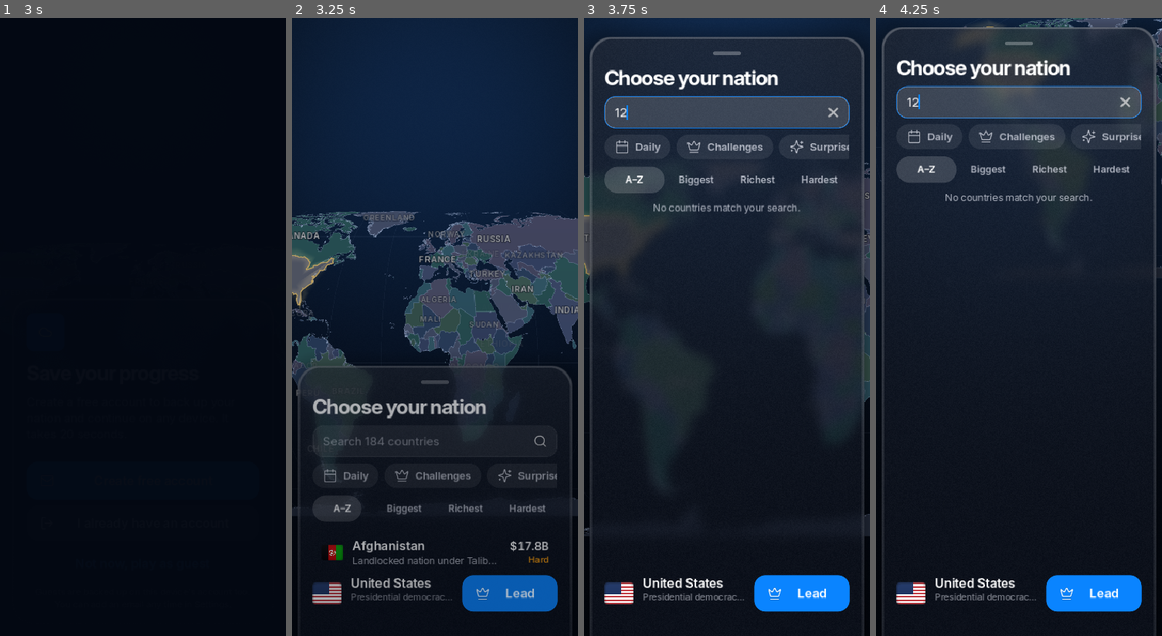
Above: before the commit, frames 1-4 (left to right).
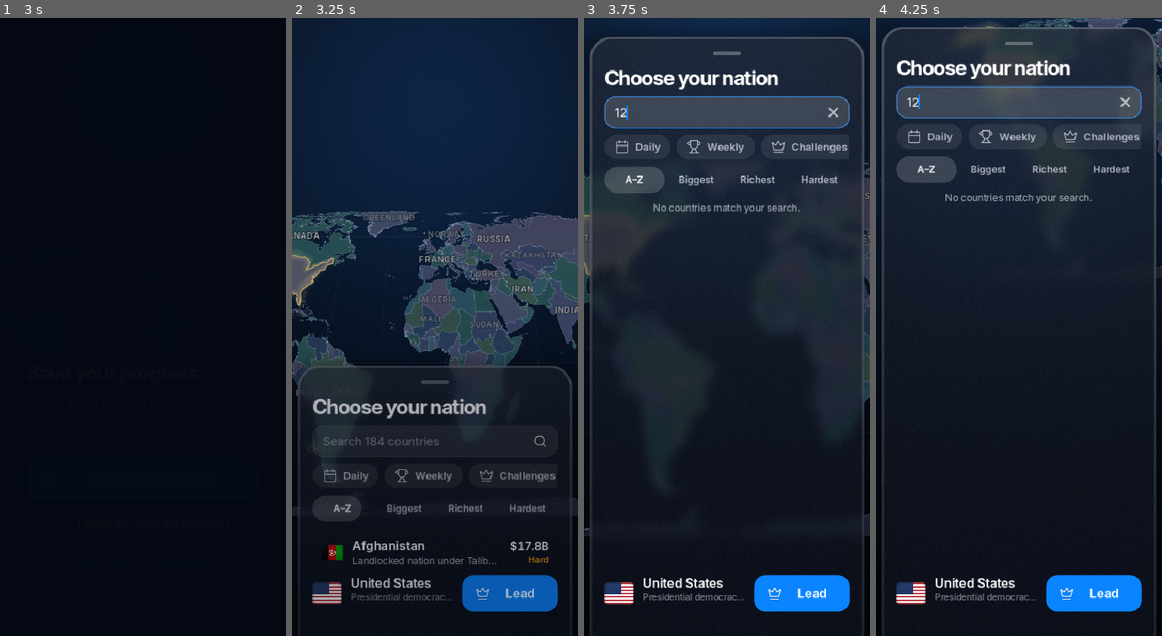
Above: after the commit, the same moments.

Repository: Arnav-Dugad/arnav-country-simulator
Game: Godot game, scene res://ui/screens/splash.tscn
The game is run twice, just before and just after one commit, with the same random seed, the same clock (stepped at 60 frames per second) and the same inputs.
Inputs (mouse positions are in pixels of both pictures, inside the frame that each line leads up to):
- Up to frame 1 (3 s): tap Enter at 0.5 s; move the mouse to (205, 296) at 0.52 s; click (205, 296) at 0.67 s; click "Skip" at 1.25 s; click "Skip" at 2 s; click "Not now, play as guest" at 2.75 s
- Up to frame 2 (3.25 s): no input
- Up to frame 3 (3.75 s): click (727, 339) at 3.52 s; type "12" at 3.6 s
- Up to frame 4 (4.25 s): no input

Frame 1 is identical in both runs. In frame 2, 0.4% of the frame differs, in the area x 36-93%, y 73-76%; in frame 3, 0.4%, in the area x 36-93%, y 19-22%; in frame 4, 0.4%.

Commit message:
Weekly challenge with Firestore leaderboard (rules in firestore.rules)
Co-Authored-By: Claude Opus 5.5 <noreply@anthropic.com>

Diff:
--- a/services/firebase.gd
+++ b/services/firebase.gd
@@ -258,6 +258,50 @@
 		return r
 	sign_out()
 	return {"ok": true}
+
+
+# --------------------------------------------------------- weekly board -----
+## Posts (or improves) this player's score for a weekly challenge.
+func submit_weekly(week: String, player_name: String, country: String, score: float, grade: String) -> Dictionary:
+	if not signed_in():
+		return _fail(0, "Not signed in")
+	var body := {"fields": {
+		"name": {"stringValue": player_name.left(24)},
+		"country": {"stringValue": country.left(3)},
+		"score": {"doubleValue": snappedf(clampf(score, 0.0, 200.0), 0.1)},
+		"grade": {"stringValue": grade.left(2)},
+		"at": {"integerValue": str(int(Time.get_unix_time_from_system()))},
+	}}
+	var headers: PackedStringArray = await _auth_headers()
+	return await _http(_doc_url("weekly/%s/scores/%s" % [week, uid]), HTTPClient.METHOD_PATCH, headers, JSON.stringify(body))
+
+
+## The top `n` scores for a week: [{name, country, score, grade, me}, ...].
+func top_weekly(week: String, n: int = 10) -> Dictionary:
+	var headers := PackedStringArray(["Content-Type: application/json"])
+	if signed_in():
+		headers = await _auth_headers()
+	var q := {"structuredQuery": {"from": [{"collectionId": "scores"}],
+		"orderBy": [{"field": {"fieldPath": "score"}, "direction": "DESCENDING"}], "limit": n}}
+	var r := await _http(_doc_url("weekly/%s:runQuery" % week), HTTPClient.METHOD_POST, headers, JSON.stringify(q))
+	if not r.ok:
+		return r
+	var out: Array = []
+	var rows: Variant = r.data
+	if rows is Array:
+		for row in rows:
+			var doc: Dictionary = row.get("document", {})
+			if doc.is_empty():
+				continue
+			var f: Dictionary = doc.get("fields", {})
+			var sv: Dictionary = f.get("score", {})
+			out.append({"name": str(f.get("name", {}).get("stringValue", "")),
+				"country": str(f.get("country", {}).get("stringValue", "")),
+				"score": float(sv.get("doubleValue", sv.get("integerValue", 0))),
+				"grade": str(f.get("grade", {}).get("stringValue", "")),
+				"me": str(doc.get("name", "")).ends_with("/" + uid)})
+	r.data = out
+	return r
 
 
 # ------------------------------------------------------------------ http -----
--- /dev/null
+++ b/sim/weekly.gd
@@ -0,0 +1,60 @@
+class_name Weekly
+extends RefCounted
+## The weekly challenge: one country and one twist per calendar week, the same
+## for every player (it reuses Daily's scenarios, seeded by the week). Your
+## legacy score goes to a shared leaderboard in Firestore
+## (weekly/{week}/scores/{uid}; see firestore.rules) when the four years are up.
+## Game.daily holds the week id ("W2026-45"), so Daily.over() ends the game.
+
+
+## ISO-8601 week id, e.g. "W2026-45" (weeks start on Monday; week 1 holds Jan 4).
+static func week_id(unix: float = -1.0) -> String:
+	var t := unix if unix >= 0.0 else Time.get_unix_time_from_system()
+	var d := Time.get_date_dict_from_unix_time(int(t))
+	var wd := (int(d.weekday) + 6) % 7            # Monday = 0
+	var thursday := t + (3 - wd) * 86400.0        # the week's Thursday decides its year
+	var th := Time.get_date_dict_from_unix_time(int(thursday))
+	var jan1 := Time.get_unix_time_from_datetime_dict({"year": th.year, "month": 1, "day": 1, "hour": 0, "minute": 0, "second": 0})
+	var week := int((thursday - jan1) / 86400.0) / 7 + 1
+	return "W%04d-%02d" % [int(th.year), week]
+
+
+static func is_weekly(key: String) -> bool:
+	return key.begins_with("W")
+
+
+static func scenario() -> Dictionary:
+	return Daily.scenario(week_id())
+
+
+static func start() -> void:
+	Daily.start(week_id())
+
+
+## Days left in this week's challenge.
+static func days_left() -> int:
+	var d := Time.get_date_dict_from_system()
+	return 7 - (int(d.weekday) + 6) % 7
+
+
+## Name shown on the board: your leader name, or a friendly default.
+static func board_name() -> String:
+	var n := str(Settings.leader_name).strip_edges()
+	return n.left(24) if n != "" else "A leader"
+
+
+## Best score this week on this device (0 = none yet).
+static func best(week: String = "") -> float:
+	var c := ConfigFile.new()
+	c.load(Career.PATH)
+	return float(c.get_value("weekly", week if week != "" else week_id(), 0.0))
+
+
+static func record(week: String, score: float) -> bool:
+	var c := ConfigFile.new()
+	c.load(Career.PATH)
+	if score <= float(c.get_value("weekly", week, 0.0)):
+		return false
+	c.set_value("weekly", week, score)
+	c.save(Career.PATH)
+	return true
--- /dev/null
+++ b/ui/components/weekly_board.gd
@@ -0,0 +1,69 @@
+class_name WeeklyBoard
+extends VBoxContainer
+## The weekly challenge's top 10, loaded from Firestore (see Firebase.top_weekly).
+## Shows a calm placeholder while loading and a short note when offline.
+
+var week := ""
+
+
+func _ready() -> void:
+	add_theme_constant_override(&"separation", 2)
+	_note("Loading the leaderboard…")
+	_load()
+
+
+func _note(t: String) -> void:
+	for ch in get_children():
+		ch.queue_free()
+	var l := Label.new()
+	l.theme_type_variation = &"Caption"
+	l.text = t
+	l.autowrap_mode = TextServer.AUTOWRAP_WORD_SMART
+	l.custom_minimum_size = Vector2(60, 0)
+	add_child(l)
+
+
+func _load() -> void:
+	if not Firebase.enabled():
+		_note("The leaderboard needs an internet connection.")
+		return
+	var r: Dictionary = await Firebase.top_weekly(week if week != "" else Weekly.week_id(), 10)
+	if not is_inside_tree():
+		return
+	if not r.ok:
+		_note("The leaderboard isn't available right now.")
+		return
+	var rows: Array = r.data
+	if rows.is_empty():
+		_note("No scores yet this week. Be the first!")
+		return
+	for ch in get_children():
+		ch.queue_free()
+	for k in rows.size():
+		var e: Dictionary = rows[k]
+		var row := HBoxContainer.new()
+		row.add_theme_constant_override(&"separation", DS.S2)
+		add_child(row)
+		var rank := Label.new()
+		rank.theme_type_variation = &"StatSmall"
+		rank.text = "%d" % (k + 1)
+		rank.custom_minimum_size = Vector2(22, 0)
+		rank.add_theme_color_override(&"font_color", DS.GOLD if k < 3 else DS.TEXT_2)
+		row.add_child(rank)
+		var i := World.index_of(str(e.country))
+		if i >= 0:
+			row.add_child(Flag.new().show_country(i, 14.0))
+		var n := Label.new()
+		n.theme_type_variation = &"Subhead"
+		n.text = str(e.name) + ("  (you)" if bool(e.me) else "")
+		n.size_flags_horizontal = Control.SIZE_EXPAND_FILL
+		n.clip_text = true
+		n.text_overrun_behavior = TextServer.OVERRUN_TRIM_ELLIPSIS
+		n.custom_minimum_size = Vector2(40, 0)
+		if bool(e.me):
+			n.add_theme_color_override(&"font_color", DS.ACCENT_SOFT)
+		row.add_child(n)
+		var s := Label.new()
+		s.theme_type_variation = &"StatSmall"
+		s.text = "%s  %d" % [str(e.grade), roundi(float(e.score))]
+		row.add_child(s)
--- a/ui/screens/country_picker.gd
+++ b/ui/screens/country_picker.gd
@@ -69,6 +69,9 @@
 	var daily := AppButton.make("Daily", &"Chip", "calendar")
 	daily.pressed.connect(_show_daily)
 	chips.add_child(daily)
+	var weekly := AppButton.make("Weekly", &"Chip", "trophy")
+	weekly.pressed.connect(_show_weekly)
+	chips.add_child(weekly)
 	var chall := AppButton.make("Challenges", &"Chip", "crown")
 	chall.pressed.connect(_show_challenges)
 	chips.add_child(chall)
@@ -263,6 +266,28 @@
 		Haptics.success()
 		_ask.dismiss()
 		Daily.start()
+		Router.goto(NEXT))
+	_ask.choice("Not now", "", &"GhostButton", func() -> void: _ask.dismiss())
+
+
+func _show_weekly() -> void:
+	if is_instance_valid(_ask):
+		return
+	Haptics.tap()
+	var sc := Weekly.scenario()
+	var i: int = sc.country
+	_ask = ModalCard.new()
+	add_child(_ask)
+	_ask.header("trophy", DS.GOLD, "Weekly challenge · %d %s left" % [Weekly.days_left(), "day" if Weekly.days_left() == 1 else "days"],
+		World.map.names[i])
+	_ask.body("%s: %s You have %d years. Everyone plays the same country and twist this week, and the best legacy scores top the leaderboard." % [
+		str(sc.twist.title), str(sc.twist.desc), Daily.YEARS])
+	var board := WeeklyBoard.new()
+	_ask.content.add_child(board)
+	_ask.choice("Play this week's challenge", "", &"PrimaryButton", func() -> void:
+		Haptics.success()
+		_ask.dismiss()
+		Weekly.start()
 		Router.goto(NEXT))
 	_ask.choice("Not now", "", &"GhostButton", func() -> void: _ask.dismiss())
 
--- a/ui/screens/game_over.gd
+++ b/ui/screens/game_over.gd
@@ -2,6 +2,17 @@
 ## End of term: a calm summary of the player's time in office.
 
 var data: Dictionary = {}
+
+
+## Sends a new best to the weekly leaderboard in the background, then reloads it.
+func _submit_weekly(wk: String, score: float, grade: String, board: WeeklyBoard, note_label: Label) -> void:
+	var r: Dictionary = await Firebase.submit_weekly(wk, Weekly.board_name(), World.iso(Game.player), score, grade)
+	if not is_instance_valid(board):
+		return
+	if r.ok:
+		board._load()
+	elif is_instance_valid(note_label):
+		note_label.text += " (Couldn't reach the leaderboard right now.)"
 
 
 func _ready() -> void:
@@ -58,7 +69,22 @@
 	if not has_meta(&"recorded"):
 		set_meta(&"recorded", true)
 		Career.record(data, grade)
-		if str(data.get("daily", "")) != "":
+		if Weekly.is_weekly(str(data.get("daily", ""))):
+			var wk := str(data.daily)
+			var better := Weekly.record(wk, score)
+			var wl := Label.new()
+			wl.theme_type_variation = &"Subhead"
+			wl.add_theme_color_override(&"font_color", DS.GOLD)
+			wl.autowrap_mode = TextServer.AUTOWRAP_WORD_SMART
+			wl.text = ("Weekly challenge: %d points, your best this week!" if better else "Weekly challenge: %d points. Your best stays %d.") % (
+				[roundi(score)] if better else [roundi(score), roundi(Weekly.best(wk))])
+			col.add_child(wl)
+			var board := WeeklyBoard.new()
+			board.week = wk
+			col.add_child(board)
+			if better and not bool(data.get("cheats", false)):
+				_submit_weekly(wk, score, grade, board, wl)
+		elif str(data.get("daily", "")) != "":
 			var improved := Daily.record(str(data.daily), grade)
 			var dl := Label.new()
 			dl.theme_type_variation = &"Subhead"
Not shown, added: sim/weekly.gd.uid
Not shown, added: ui/components/weekly_board.gd.uid
Not shown, changed: CHANGELOG.md
Not shown, changed: firestore.rules
